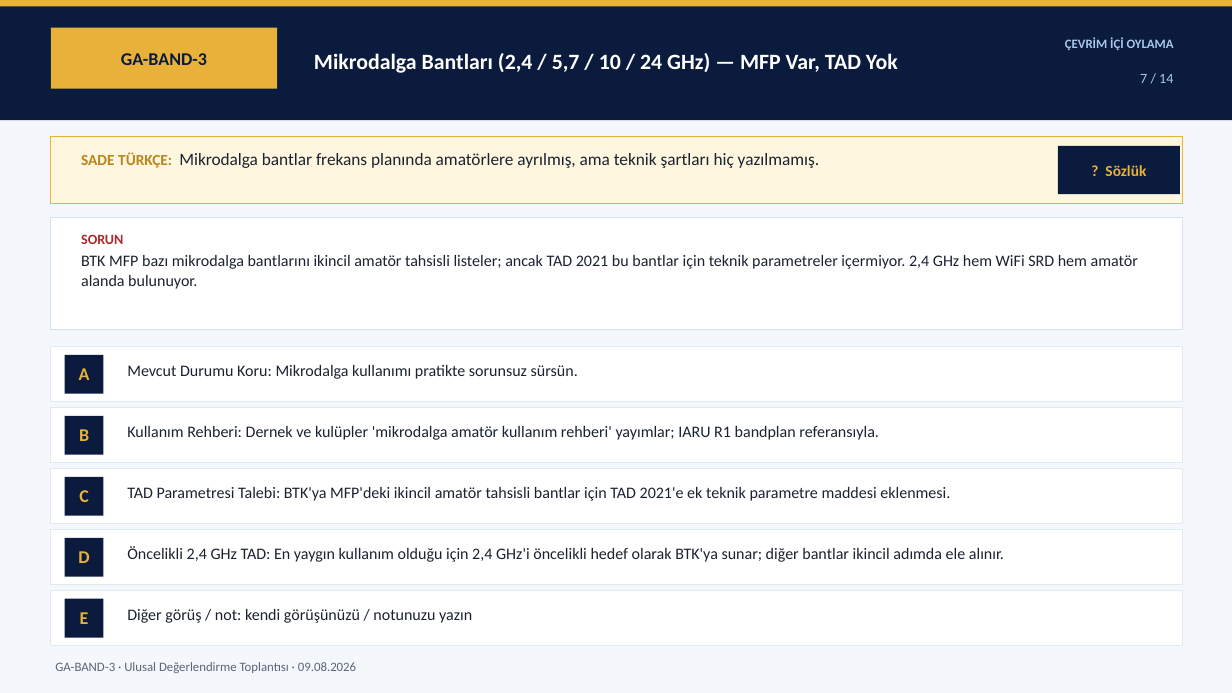
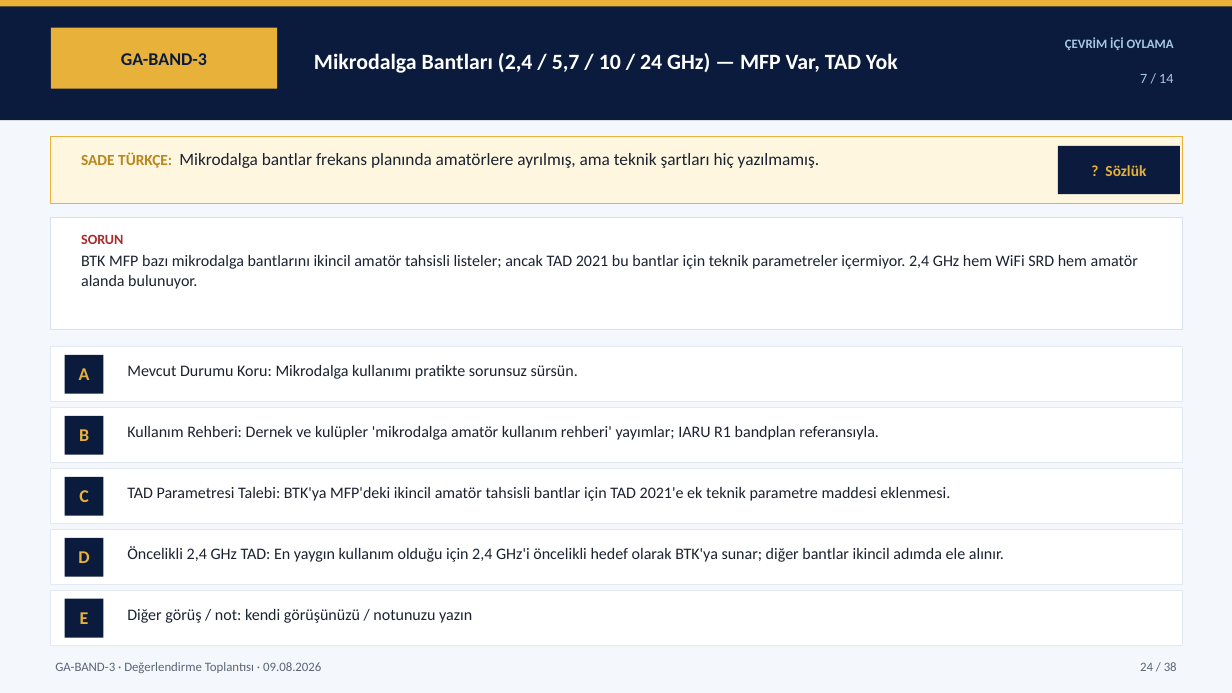
Before and after one commit to TA3HRJ/amator-telsiz-mevzuat, a slide deck: slide 24 of Amator_Telsizcilik_Uzlasi_Oy_Pusulasi_Sunum_v1.3.pptx. Drawn at 1232x693 pixels with LibreOffice and Linux fonts; fonts in the diff are those of the drawing. Boxes give left, top, right and bottom in pixels: in the first picture for what was removed or moved away, otherwise in the second. Text is boxed around its words. In the diff, an @@ line names an element or a change of style, - is before the commit and + after.

```diff
--- a/Amator_Telsizcilik_Uzlasi_Oy_Pusulasi_Sunum_v1.3.pptx
+++ b/Amator_Telsizcilik_Uzlasi_Oy_Pusulasi_Sunum_v1.3.pptx
@@ text at [55, 662, 321, 673]: text changed @@
-GA-BAND-3 · Ulusal Değerlendirme Toplantısı · 09.08.2026
+GA-BAND-3 · Değerlendirme Toplantısı · 09.08.2026
@@ text added at [1140, 662, 1177, 671], 10 pt, text #5A6678 @@
+24 / 38
```
Also in this commit, not shown: 37 other slides changed, 2 other files.
